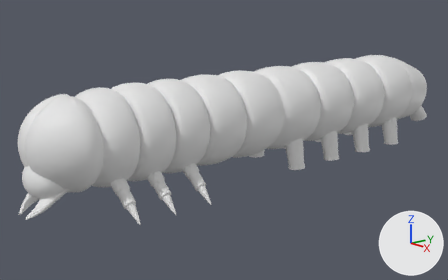
Two versions of the Blender file 01/Assets/models/enemies/caterpillars/caterpillar05.blend, one commit apart.
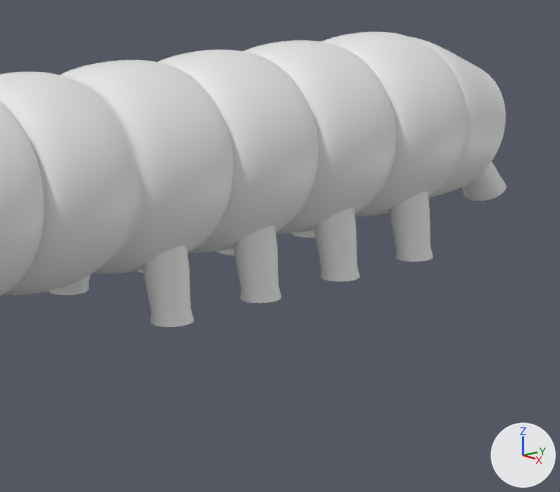
There are two pictures of each version: one whole from a 50 mm camera at (10.4, -3.69, 2.87) aimed at (-0.66, 5.49, -0.75), one close up on the part from 51% to 100% of the width and 15% to 84% of the height. Lighting does not change. The marker at lower right points along +X, +Y and +Z.

Names of what the first close-up shows: 'body_outer_shape', 'prolegs', 'tail'.
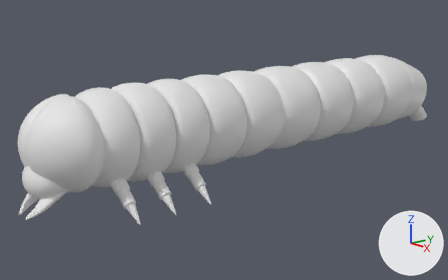
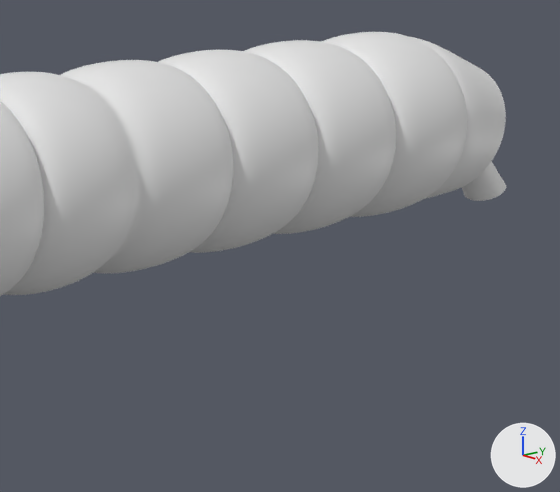
What the commit changed:
Object 'prolegs' (ob_prolegs) is rescaled from (0.186, 0.186, 1.0) to (1.0, 1.0, 1.0).
Object 'prolegs' (ob_prolegs) moves from (0.0, 9.344, -0.988) to (0.0, 0.0, 0.0).
Object 'prolegs' (ob_prolegs) is now hidden.

Pixel boxes [x1, y1, x2, y2] of what changed, in the close-ups (560 x 492 px):
'prolegs', hidden: before [49, 192, 433, 327]
